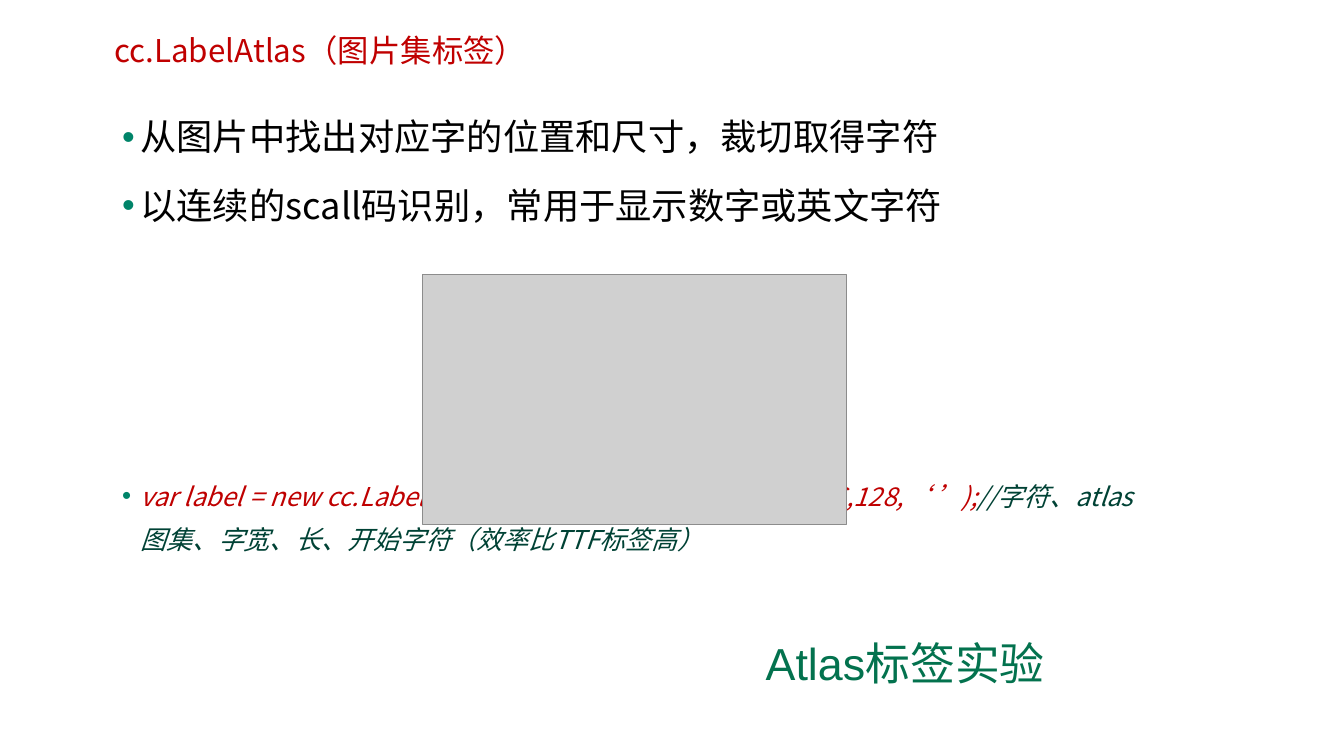
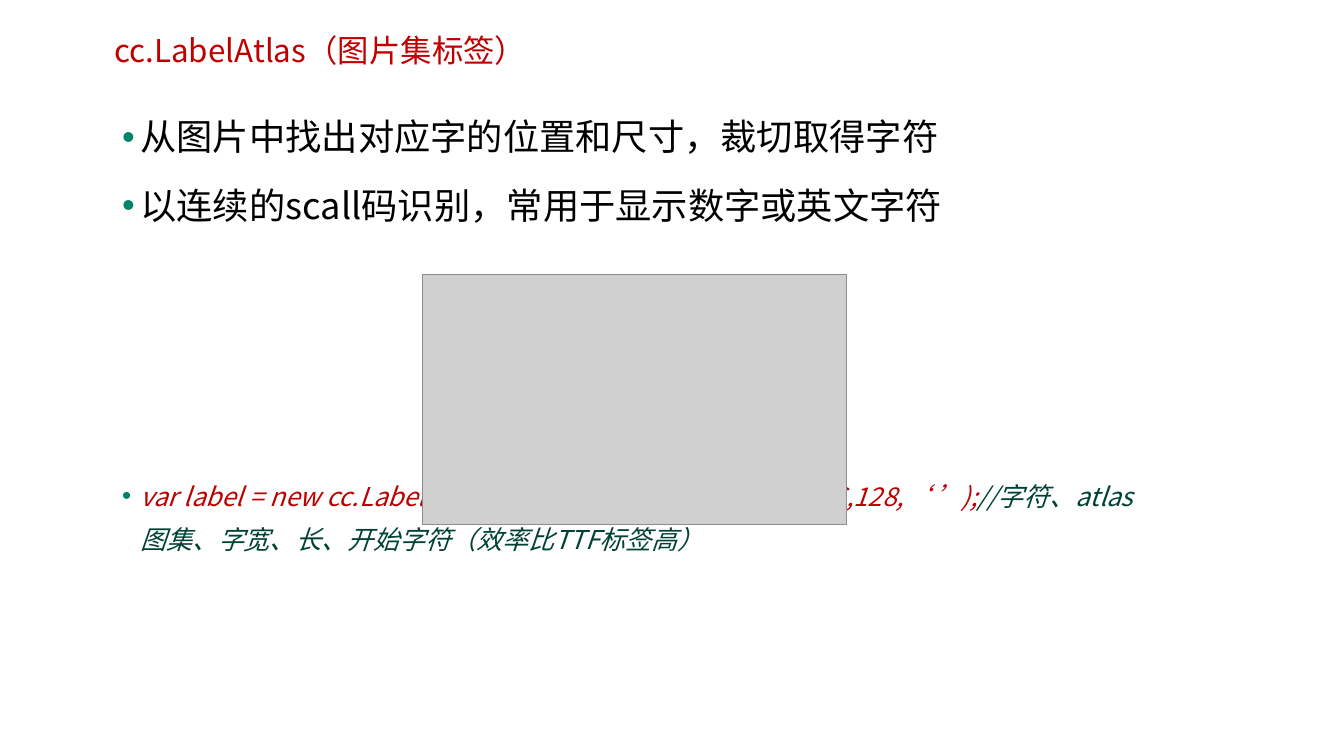
Before and after one commit to edu2act/course-H5-Animation-and-Game-Development, a slide deck: slide 6 of 课程PPT/（07）标签与菜单.ppt. Drawn at 1344x756 pixels with LibreOffice and Linux fonts; fonts in the diff are those of the drawing; grey boxes stand for pictures; background and template pictures are left out. Boxes give left, top, right and bottom in pixels: in the first picture for what was removed or moved away, otherwise in the second. Text is boxed around its words. In the diff, an @@ line names an element or a change of style, - is before the commit and + after.

```diff
--- a/课程PPT/（07）标签与菜单.ppt
+++ b/课程PPT/（07）标签与菜单.ppt
@@ text removed at box(766, 645, 1045, 684) @@
-Atlas标签实验
```
Also in this commit, not shown: 5 other slides changed, 26 other files.
